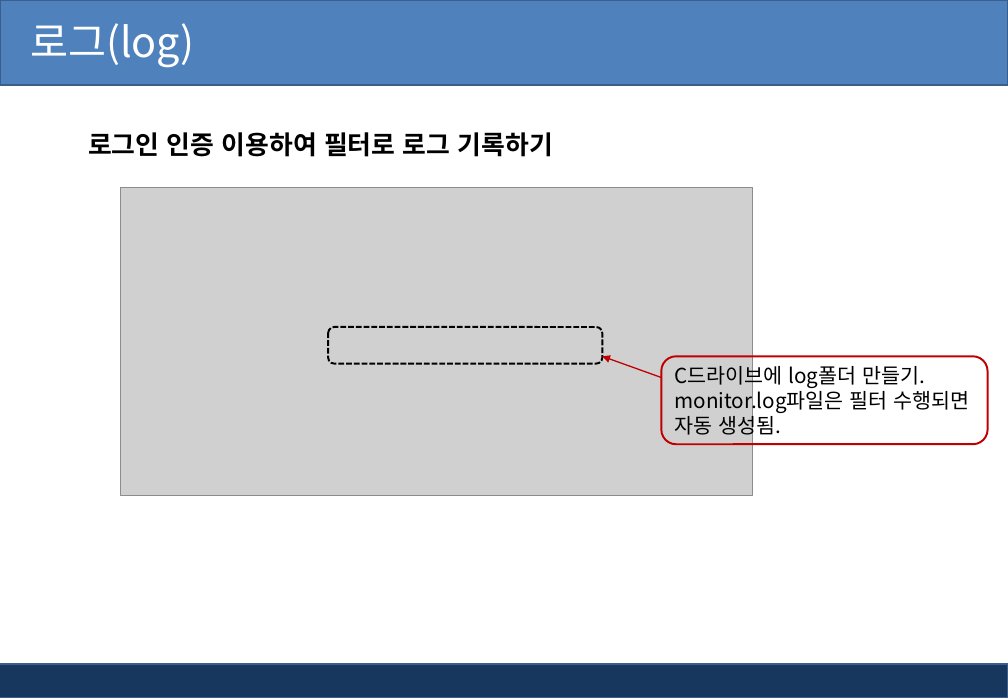
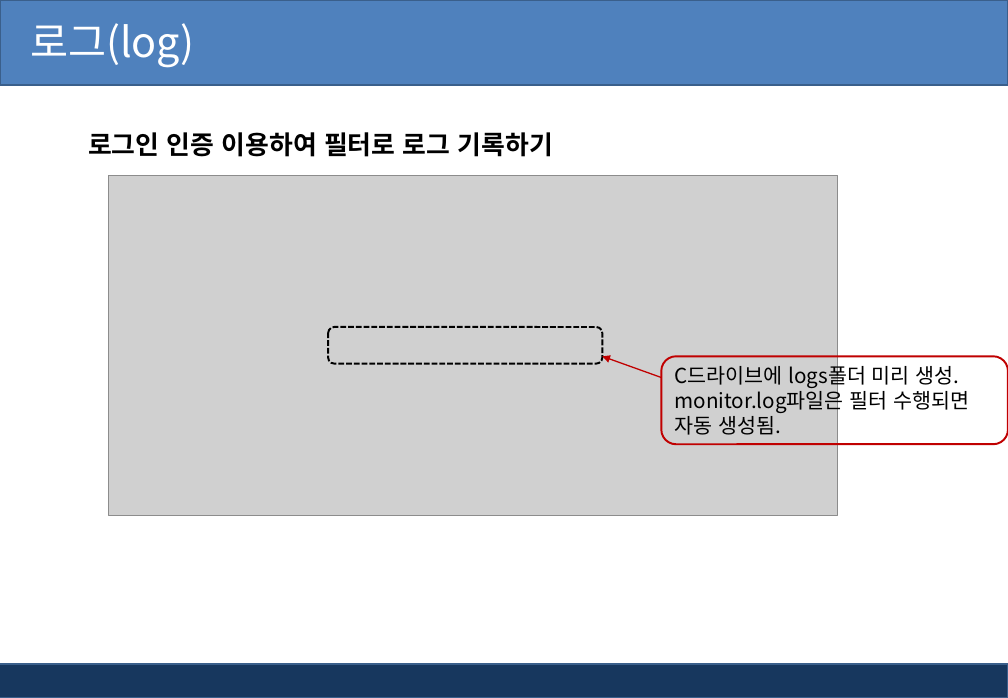
Before and after one commit to kiyongee2/green_project_web, a slide deck: slide 27 of jsp_ppt/12장. 필터(Filter)-로그 기록.pptx (slide 26 before the commit). Drawn at 1008x698 pixels with LibreOffice and Linux fonts; fonts in the diff are those of the drawing; grey boxes stand for pictures; background and template pictures are left out. Boxes give left, top, right and bottom in pixels: in the first picture for what was removed or moved away, otherwise in the second. Text is boxed around its words. In the diff, an @@ line names an element or a change of style, - is before the commit and + after.

```diff
--- a/jsp_ppt/12장. 필터(Filter)-로그 기록.pptx
+++ b/jsp_ppt/12장. 필터(Filter)-로그 기록.pptx
@@ picture resized from (x1=120, y1=188, x2=752, y2=496) to (x1=108, y1=176, x2=838, y2=516) @@
@@ rounded rectangle "C드라이브에 logs폴더 미리 생성." resized from (x1=662, y1=356, x2=988, y2=444) to (x1=662, y1=356, x2=1008, y2=444) @@
@@ text in rounded rectangle at (x1=675, y1=363, x2=960, y2=389): text changed @@
-C드라이브에 log폴더 만들기.
+C드라이브에 logs폴더 미리 생성.
```
Also in this commit, not shown: 1 other slide changed, 2 slides added, 46 other files.
